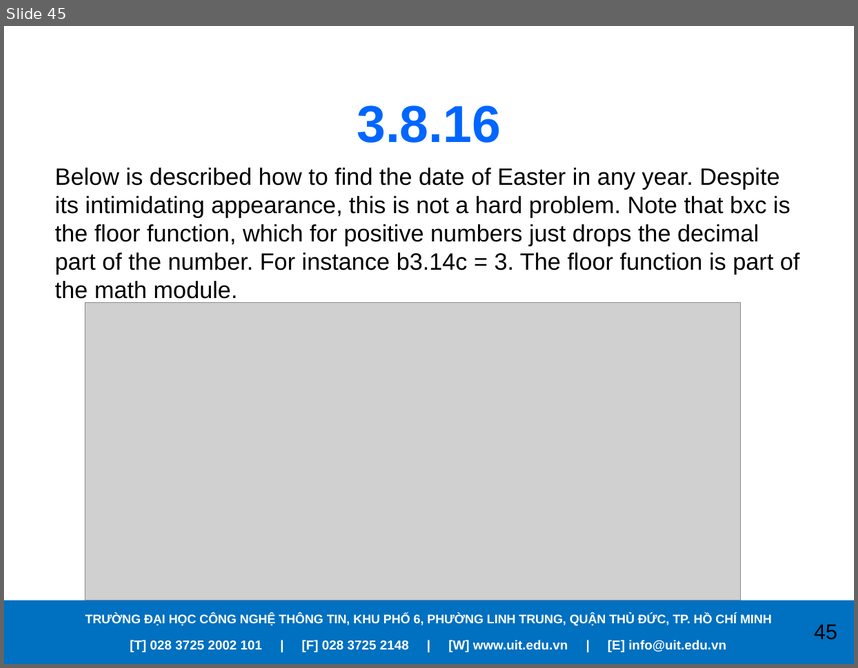
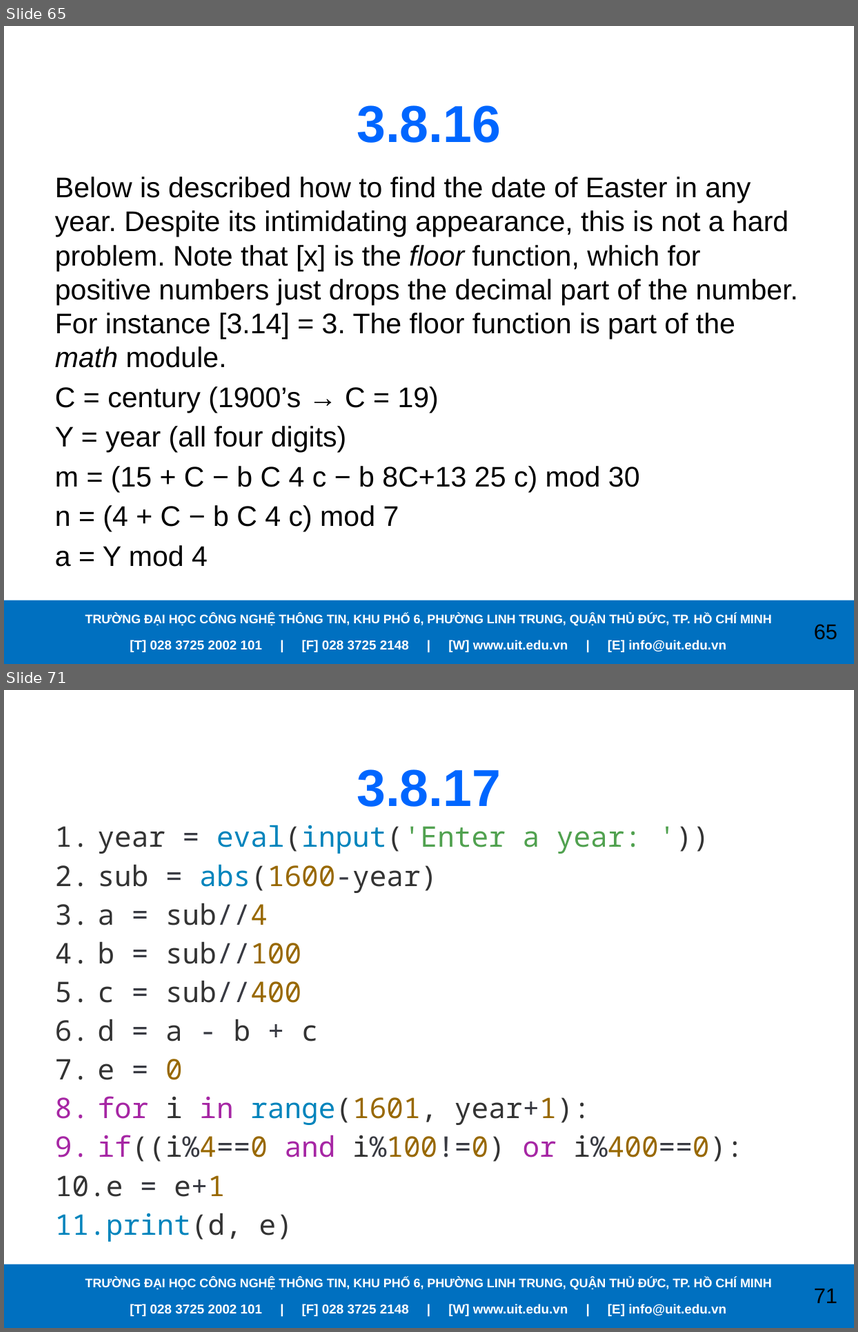
Before and after one commit to PhanVinhLong/APracticalIntroductionToPythonProgramming, a slide deck: Presentations/Chapter03.pptx. Shown one above the other, each under a label of ours: slide 45 before the commit, slides 65 and 71 after it; the slides between them are not shown. The pictures are 858x668 and 858x1332 pixels, drawn with LibreOffice and Linux fonts; fonts in the diff are those of the drawing; grey boxes stand for pictures; background and template pictures are left out. Boxes give left, top, right and bottom in pixels: in the first picture for what was removed or moved away, otherwise in the second. Text is boxed around its words. In the diff, an @@ line names an element or a change of style, - is before the commit and + after.

```diff
--- a/Presentations/Chapter03.pptx
+++ b/Presentations/Chapter03.pptx
@@ slide 71 added at bbox=[4, 690, 854, 1328], background picture (left out); not listed: 4 template elements that a slide beside it also shows @@
@@ title added at bbox=[357, 769, 501, 807], 44 pt, text #0066FF, bold @@
+3.8.17
@@ text added at bbox=[55, 825, 743, 1241], 24 pt, text #333333 @@
+1. year = eval(input('Enter a year: '))
+2. sub = abs(1600-year)
+3. a = sub//4
+4. b = sub//100
+5. c = sub//400
+6. d = a - b + c
+7. e = 0
+8. for i in range(1601, year+1):
+9. if((i%4==0 and i%100!=0) or i%400==0):
+10. e = e+1
+11. print(d, e)
@@ what was slide 45 is now slide 65 @@
@@ slide 65 changed as well @@
@@ text at bbox=[55, 176, 798, 566]: text changed; size 20 to 24 pt @@
-Below is described how to find the date of Easter in any year. Despite its intimidating appearance, this is not a hard problem. Note that bxc is the floor function, which for positive numbers just drops the decimal part of the number. For instance b3.14c = 3. The floor function is part of the math module.
+Below is described how to find the date of Easter in any year. Despite its intimidating appearance, this is not a hard problem. Note that [x] is the floor function, which for positive numbers just drops the decimal part of the number. For instance [3.14] = 3. The floor function is part of the math module.
+C = century (1900’s → C = 19)
+Y = year (all four digits)
+m = (15 + C − b C 4 c − b 8C+13 25 c) mod 30
+n = (4 + C − b C 4 c) mod 7
+a = Y mod 4
@@ picture removed at bbox=[85, 302, 740, 600] @@
@@ page number at bbox=[814, 624, 838, 639]: text changed @@
-45
+65
```
Also in this commit, not shown: 11 other slides changed, 30 other slides added, 15 other files.
